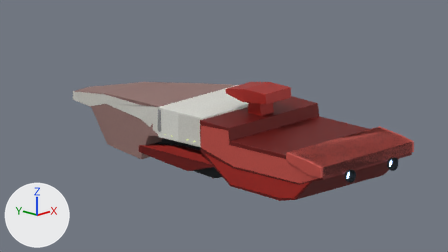
Before and after pictures for a commit that changed the Blender file References/CCAFleet/crcred2/crcred2.blend.
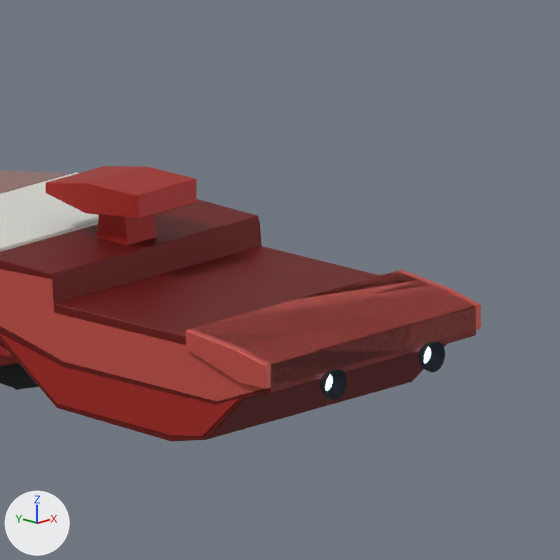
Old and new are each drawn from the file's camera 'Concept side' and again close up on the part from 46% to 100% of the width and 4% to 100% of the height. The lights are fixed; the arrows at lower left show +X, +Y and +Z. The older version's two pictures come first.

Names of what the first close-up shows: 'CCA upper-right red hull'.
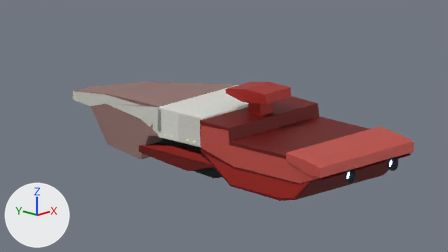
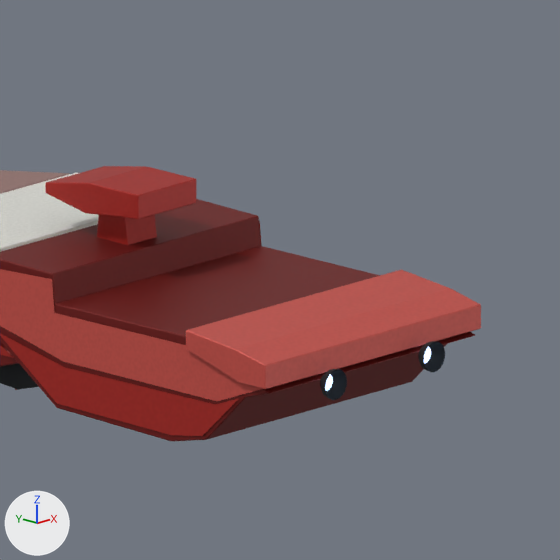
Changed parts and their boxes [x1, y1, x2, y2] in the close-ups (560 x 560 px):
part 1 of me_long_pale_wedge_bow, cut back: before [0, 246, 476, 441]; after [0, 246, 475, 441]

The change in detail:
me_long_pale_wedge_bow is used by ob_cca_upper_right_red_hull; location (0.0, 0.0, 0.0).
me_long_pale_wedge_bow had 598 vertices, 435 faces and spanned x -22.0..22.0, y -65.5..63.2, z -16.2..16.2.
me_long_pale_wedge_bow now has 580 vertices, 417 faces and spans x -22.0..22.0, y -65.5..63.2, z -16.2..16.2.
Part 1, on me_long_pale_wedge_bow:
23 vertices are removed from x -21.0..21.0, y -63.2..-47.9, z -1.9..4.5.
31 faces are deleted.
4 vertices move from x -21.0..21.0, y -63.1..-47.9, z -2.0..3.2 to x -21.0..21.0, y -63.1..-48.0, z -2.0..3.2.
5 vertices are added at (-21.0, -48.0, 3.1), (-20.9, -63.1, -2.0), (20.9, -48.0, 3.2), (21.0, -48.0, 3.1), (20.9, -63.1, -2.0).
13 new faces join them, mat_red_dark.
